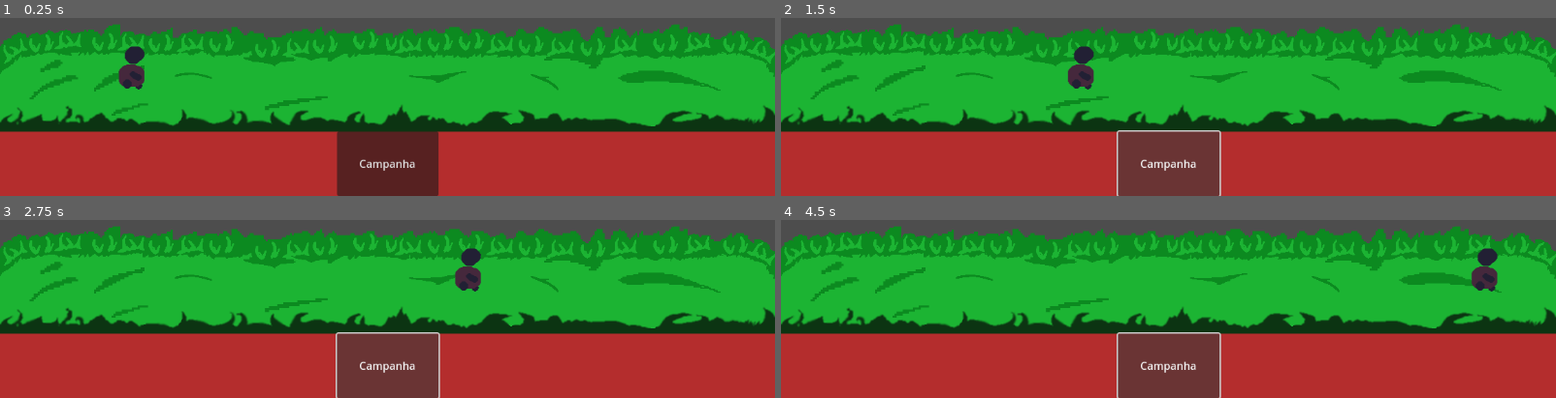
Above: before the commit, frames 1-4 (two rows, left to right).
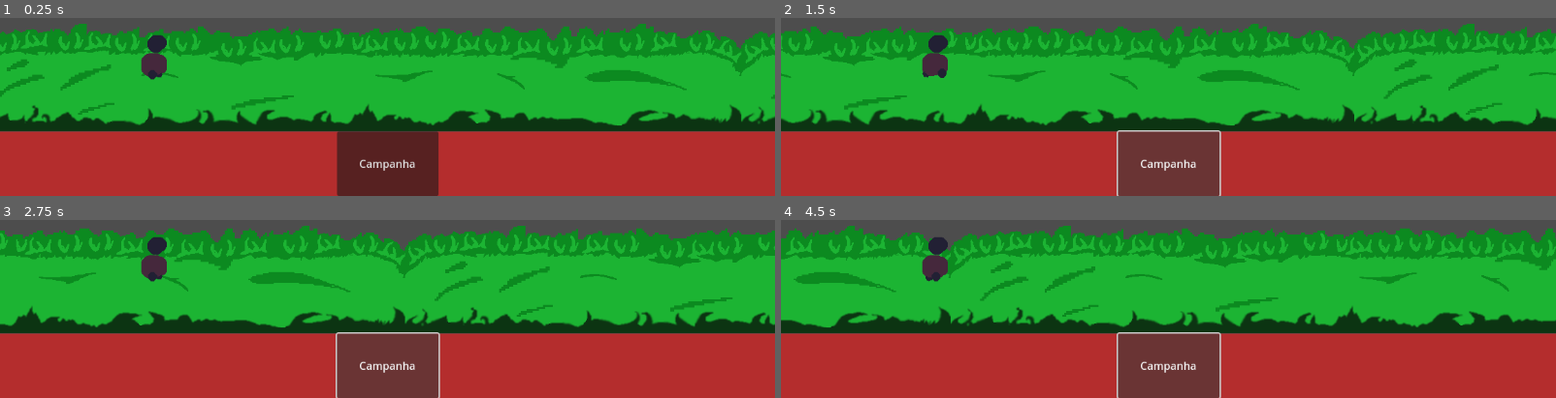
Above: after the commit, the same moments.

Repository: legonnexon/rpg-turn-godot4.1
Game: Godot game, scene res://Scene/MainMenu.tscn
Two runs of this game, one before a commit and one after it. Both use one fixed random seed, a clock stepped at 60 frames per second and the inputs below.
Inputs:
- Up to frame 1 (0.25 s): no input
- Up to frame 2 (1.5 s): click "Campanha" at 0.5 s; click "Campanha" at 1.25 s
- Up to frame 3 (2.75 s): click "Campanha" at 2 s
- Up to frame 4 (4.5 s): no input

The runs differ from the first frame. In frame 1, 15% of the frame differs, in the area x 0-100%, y 3-65%; in frame 2, 15%; in frame 3, 15%; in frame 4, 15%.
Error before the commit: Parse Error: Expected indented block after function declaration. (res://Scene/CampanhaMenu.gd:10)

Commit message:
Update do jogo
Adicionei o sistema de paralax, onde o player fica andando e o mundo vai se movimentando

Diff:
--- a/Personagem.tscn
+++ b/Personagem.tscn
@@ -1,37 +1,50 @@
-[gd_scene load_steps=5 format=3 uid="uid://c3aokieyj2tlk"]
+[gd_scene load_steps=8 format=3 uid="uid://c3aokieyj2tlk"]
 
 [ext_resource type="Script" path="res://Scene/Area2DMove.gd" id="1_cddpx"]
 [ext_resource type="Texture2D" uid="uid://b26m8dx036o6f" path="res://Sprites/personagem_1.png" id="2_dri8q"]
+[ext_resource type="Texture2D" uid="uid://bk3j8e1f1sm2w" path="res://Sprites/personagem_2.png" id="3_75bw7"]
+[ext_resource type="Texture2D" uid="uid://bdfqjkisn30yb" path="res://Sprites/personagem_3.png" id="4_37who"]
+[ext_resource type="Texture2D" uid="uid://bly74yicogora" path="res://Sprites/personagem_4.png" id="5_vgnnw"]
 
 [sub_resource type="SpriteFrames" id="SpriteFrames_lxqvv"]
 animations = [{
 "frames": [{
 "duration": 1.0,
 "texture": ExtResource("2_dri8q")
+}, {
+"duration": 1.0,
+"texture": ExtResource("3_75bw7")
+}, {
+"duration": 1.0,
+"texture": ExtResource("4_37who")
+}, {
+"duration": 1.0,
+"texture": ExtResource("5_vgnnw")
 }],
 "loop": true,
-"name": &"parado",
+"name": &"andando",
 "speed": 5.0
 }]
 
 [sub_resource type="CapsuleShape2D" id="CapsuleShape2D_etjwk"]
-radius = 16.0
+radius = 24.0
 height = 64.0
 
 [node name="Area2D" type="Area2D"]
-position = Vector2(-32, 0)
+position = Vector2(576, 325)
 script = ExtResource("1_cddpx")
 speed = 200
-metadata/_edit_group_ = true
 
 [node name="AnimatedSprite2D" type="AnimatedSprite2D" parent="."]
-position = Vector2(152, 456)
+position = Vector2(-344, 115)
 sprite_frames = SubResource("SpriteFrames_lxqvv")
-animation = &"parado"
+animation = &"andando"
 
 [node name="CollisionShape2D" type="CollisionShape2D" parent="."]
-position = Vector2(152, 456)
+position = Vector2(-344, 115)
 shape = SubResource("CapsuleShape2D_etjwk")
 
 [node name="Marker2D" type="Marker2D" parent="."]
 position = Vector2(-48, 472)
+
+[node name="Camera2D" type="Camera2D" parent="."]
--- a/Scene/Area2DMove.gd
+++ b/Scene/Area2DMove.gd
@@ -11,9 +11,9 @@
 	var velocity = Vector2.ZERO
 	if true:
 		velocity.x += 1
+		$AnimatedSprite2D.play("andando")
 
 	if velocity.length() > 0:
 		velocity = velocity.normalized() * speed
 
 	position += velocity * delta
-	position = position.clamp(Vector2.ZERO, screen_size)
--- a/Scene/Campanha.tscn
+++ b/Scene/Campanha.tscn
@@ -7,18 +7,43 @@
 
 [node name="Node2D" type="Node2D"]
 script = ExtResource("1_1425s")
-speed = null
 metadata/_edit_horizontal_guides_ = [552.0]
 
+[node name="ParallaxBackground" type="ParallaxBackground" parent="."]
+
+[node name="ParallaxLayer3" type="ParallaxLayer" parent="ParallaxBackground"]
+motion_mirroring = Vector2(1152, 0)
+
+[node name="Sprite2D" type="Sprite2D" parent="ParallaxBackground/ParallaxLayer3"]
+position = Vector2(576, 472)
+texture = ExtResource("1_mqqsr")
+
+[node name="ParallaxLayer2" type="ParallaxLayer" parent="ParallaxBackground"]
+motion_mirroring = Vector2(1152, 0)
+
+[node name="Sprite2D" type="Sprite2D" parent="ParallaxBackground/ParallaxLayer2"]
+position = Vector2(576, 472)
+texture = ExtResource("3_lacg5")
+
+[node name="ParallaxLayer" type="ParallaxLayer" parent="ParallaxBackground"]
+motion_mirroring = Vector2(1152, 0)
+
+[node name="Sprite2D" type="Sprite2D" parent="ParallaxBackground/ParallaxLayer"]
+position = Vector2(576, 472)
+texture = ExtResource("3_p7h3i")
+
 [node name="meio_mato" type="Sprite2D" parent="."]
+visible = false
 position = Vector2(576, 472)
 texture = ExtResource("1_mqqsr")
 
 [node name="baixo_mato" type="Sprite2D" parent="."]
+visible = false
 position = Vector2(576, 472)
 texture = ExtResource("3_lacg5")
 metadata/_edit_group_ = true
 
 [node name="cima_mato" type="Sprite2D" parent="."]
+visible = false
 position = Vector2(576, 472)
 texture = ExtResource("3_p7h3i")
--- a/Scene/CampanhaMenu.gd
+++ b/Scene/CampanhaMenu.gd
@@ -1,10 +1,13 @@
 extends Node2D
 
 
-
+var speed = 400
+var screen_size
 # Called when the node enters the scene tree for the first time.
 func _ready():
-	pass
+	screen_size = get_viewport_rect()
 
 # Called every frame. 'delta' is the elapsed time since the previous frame.
 func _process(delta):
+	if true:
+		position.x += 2 * delta
Binary file changed: Sprites/personagem_1.png
Binary file added: Sprites/personagem_2.png
Not shown, added: Sprites/personagem_2.png.import
Binary file added: Sprites/personagem_3.png
Not shown, added: Sprites/personagem_3.png.import
Binary file added: Sprites/personagem_4.png
Not shown, added: Sprites/personagem_4.png.import
